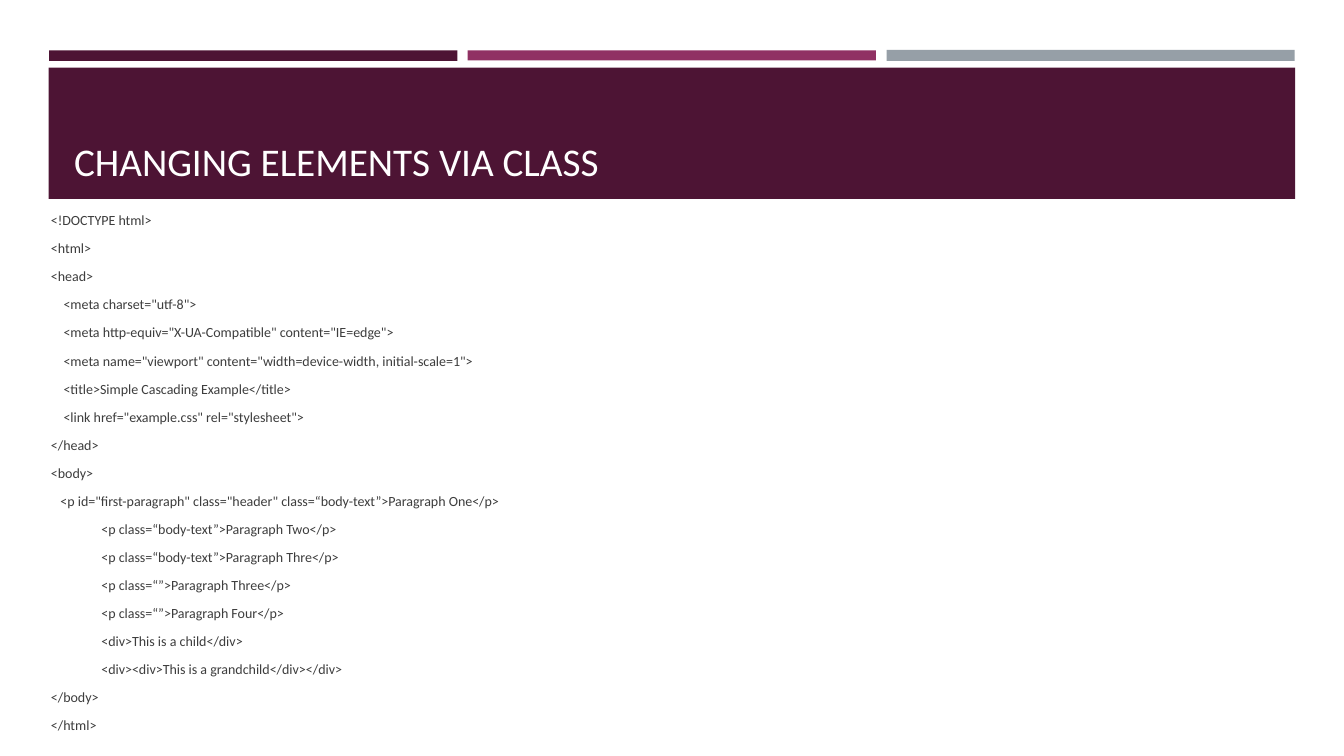
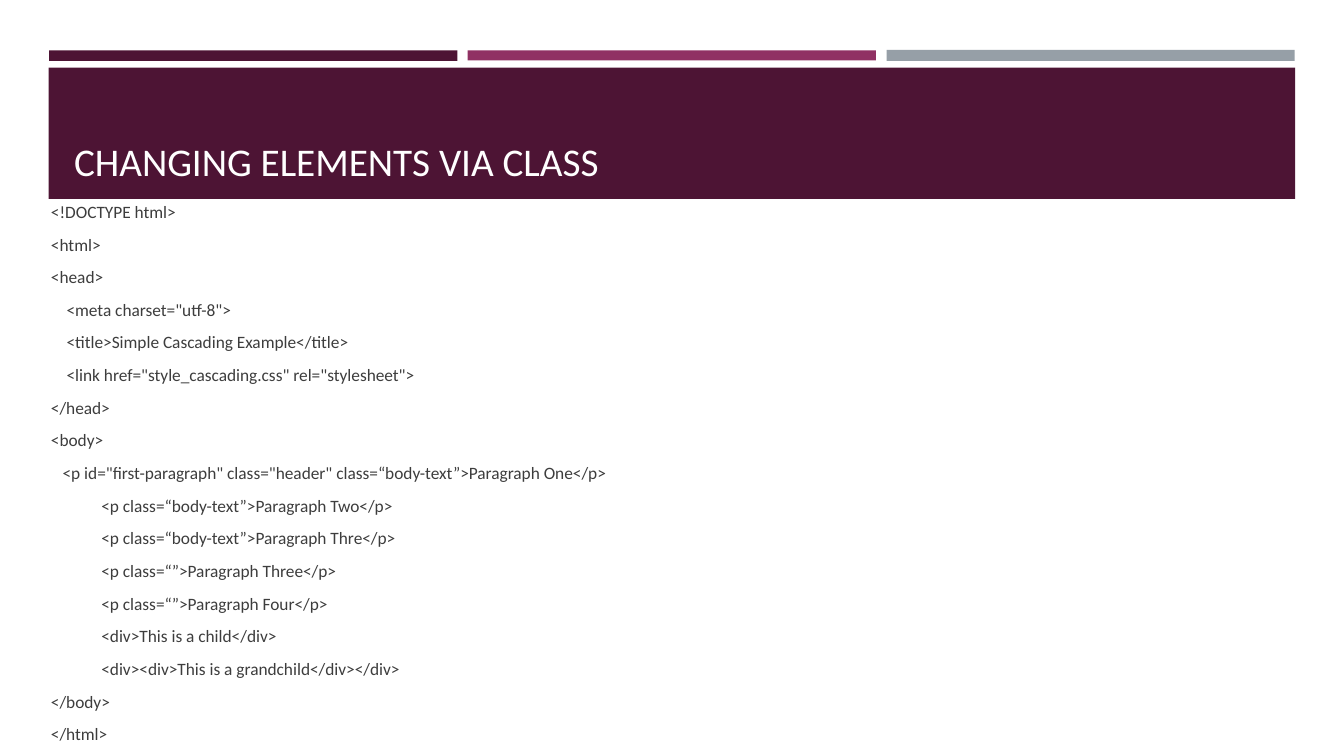
Before and after one commit to brianmacmillan/BMCC-MMP350, a slide deck: slide 10 of Lecture notes/week1_overview/Introduction to Web design.pptx (slide 9 before the commit). Drawn at 1344x756 pixels with LibreOffice and Linux fonts; fonts in the diff are those of the drawing. Boxes give left, top, right and bottom in pixels: in the first picture for what was removed or moved away, otherwise in the second. Text is boxed around its words. In the diff, an @@ line names an element or a change of style, - is before the commit and + after.

Commit message:
first weeks exercises

```diff
--- a/Lecture notes/week1_overview/Introduction to Web design.pptx
+++ b/Lecture notes/week1_overview/Introduction to Web design.pptx
@@ text at bbox=[51, 239, 606, 711]: size 10 to 12.4 pt in "<!DOCTYPE html>", "<html>", "<head>", "<meta charset="utf-8">" and 12 more places @@
@@ text at bbox=[64, 327, 472, 369]: paragraphs removed @@
-<meta http-equiv="X-UA-Compatible" content="IE=edge">
-<meta name="viewport" content="width=device-width, initial-scale=1">
@@ text at bbox=[67, 369, 414, 384]: text changed; size 10 to 12.4 pt @@
-<link href="example.css" rel="stylesheet">
+<link href="style_cascading.css" rel="stylesheet">
```
Also in this commit, not shown: 4 other slides changed, 3 slides added, 35 other files.
